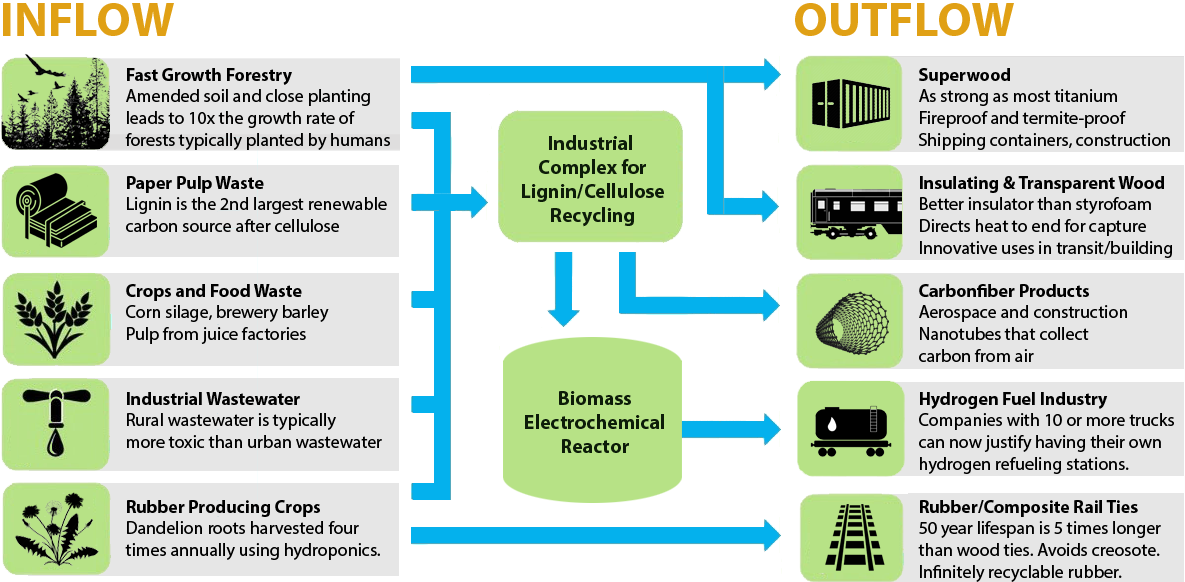
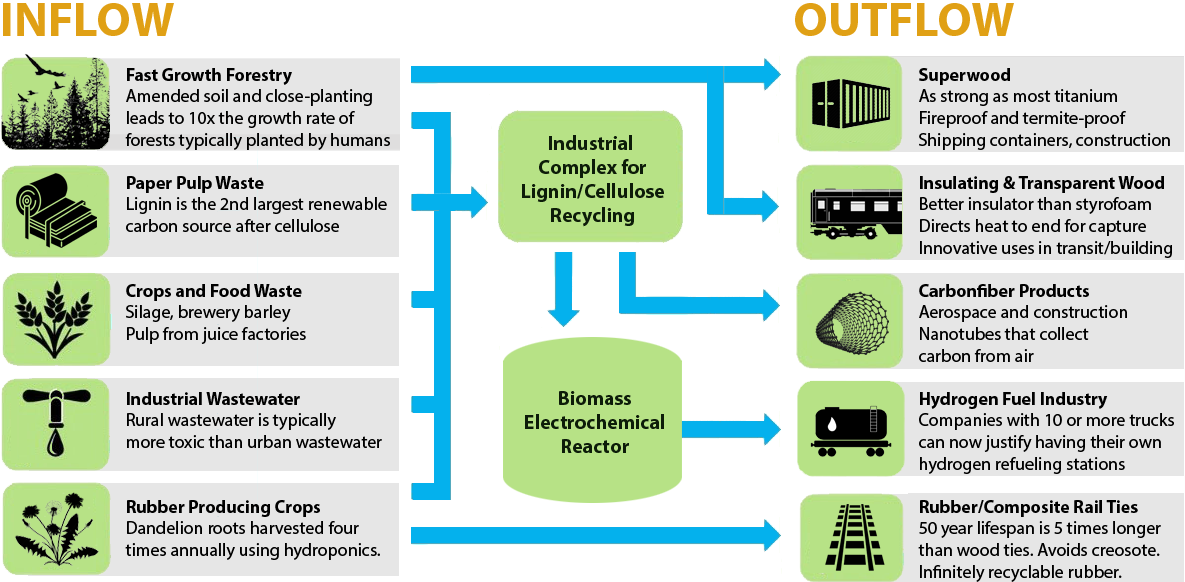
Two versions of the same layered image (1185 x 582). Layer-by-layer changes:
renamed "Fast Growth Forestry Amended soil and close planting leads to" to "Fast Growth Forestry Amended soil and close-planting leads to", painted on it over [126, 89, 372, 322]
